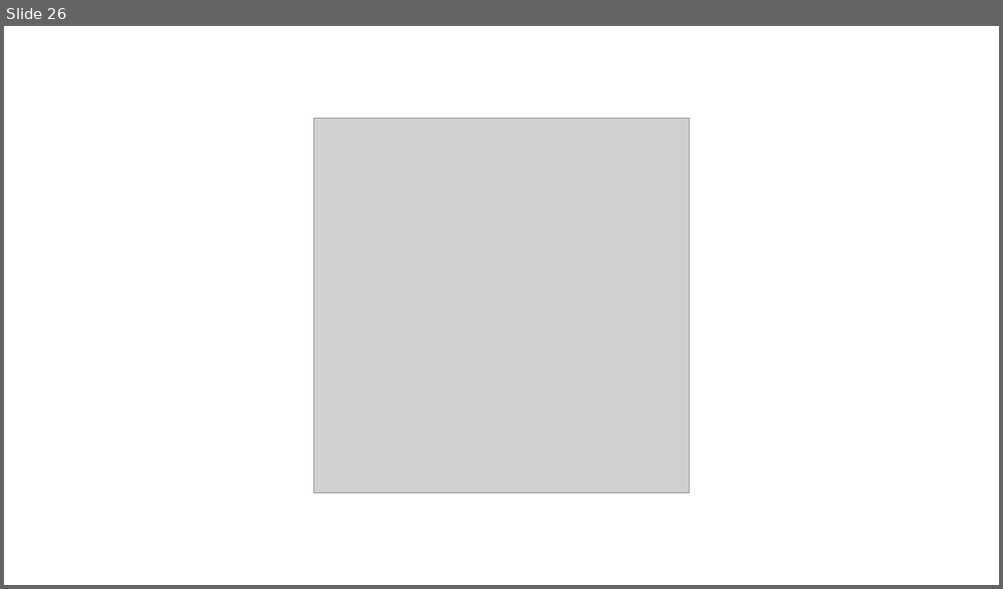
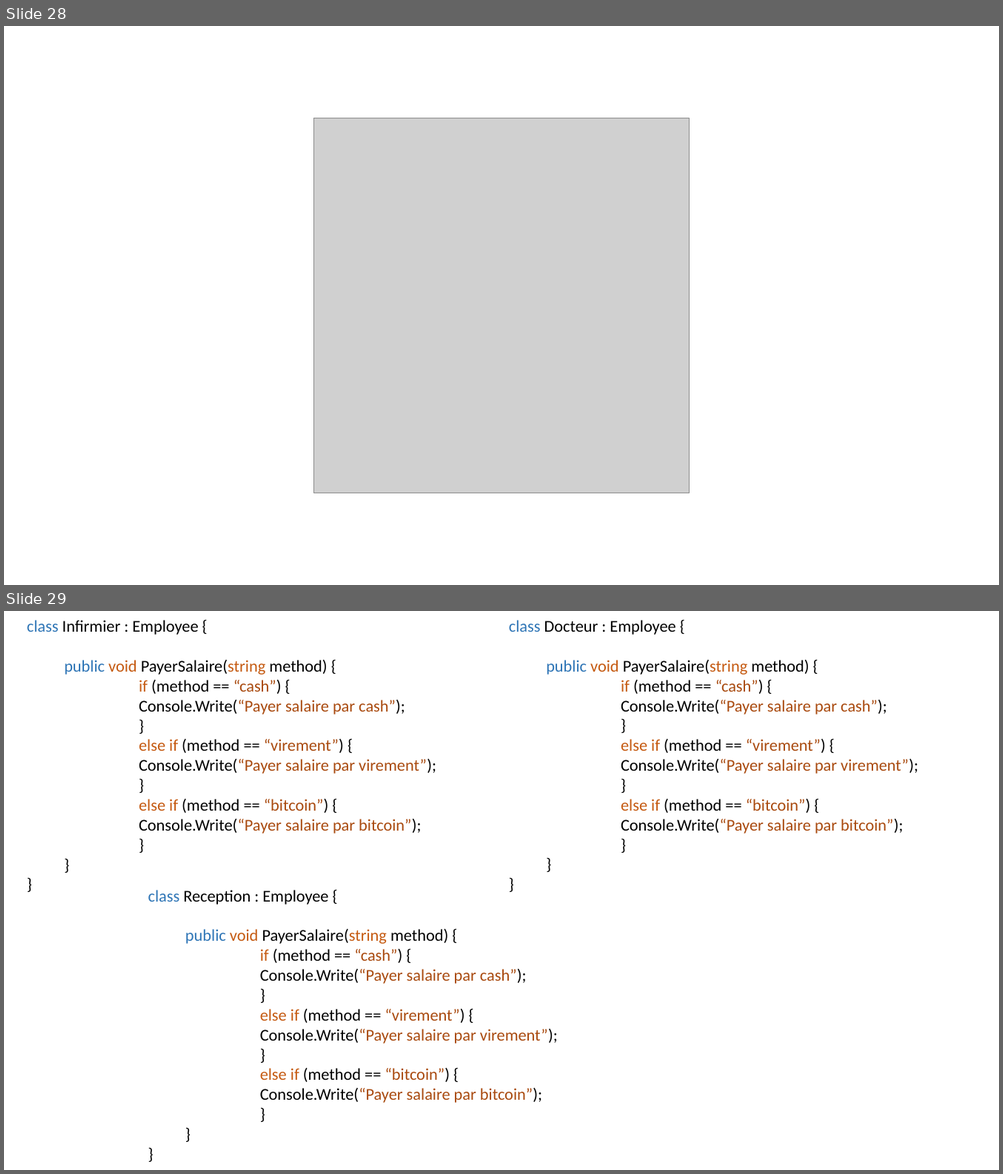
Before and after one commit to yassine-klilich/design-patterns, a slide deck: Presentation/Presentation DP.pptx. Shown one above the other, each under a label of ours: slide 26 before the commit, slides 28 and 29 after it. The pictures are 1003x589 and 1003x1174 pixels, drawn with LibreOffice and Linux fonts; fonts in the diff are those of the drawing; grey boxes stand for pictures. Boxes give left, top, right and bottom in pixels: in the first picture for what was removed or moved away, otherwise in the second. Text is boxed around its words. In the diff, an @@ line names an element or a change of style, - is before the commit and + after.

```diff
--- a/Presentation/Presentation DP.pptx
+++ b/Presentation/Presentation DP.pptx
@@ slide 29 added at [4,611,999,1170], background #FFFFFF @@
@@ text added at [27,620,436,834], 16 pt, text #000000 @@
+class Infirmier : Employee {
+  public void PayerSalaire(string method) {
+  if (method == “cash”) {
+      Console.Write(“Payer salaire par cash”);
+  }
+  else if (method == “virement”) {
+      Console.Write(“Payer salaire par virement”);
+  }
+  else if (method == “bitcoin”) {
+      Console.Write(“Payer salaire par bitcoin”);
+  }
+  }
+}
@@ text added at [509,620,918,834], 16 pt, text #000000 @@
+class Docteur : Employee {
+  public void PayerSalaire(string method) {
+  if (method == “cash”) {
+      Console.Write(“Payer salaire par cash”);
+  }
+  else if (method == “virement”) {
+      Console.Write(“Payer salaire par virement”);
+  }
+  else if (method == “bitcoin”) {
+      Console.Write(“Payer salaire par bitcoin”);
+  }
+  }
+}
@@ text added at [148,890,558,1103], 16 pt, text #000000 @@
+class Reception : Employee {
+  public void PayerSalaire(string method) {
+  if (method == “cash”) {
+      Console.Write(“Payer salaire par cash”);
+  }
+  else if (method == “virement”) {
+      Console.Write(“Payer salaire par virement”);
+  }
+  else if (method == “bitcoin”) {
+      Console.Write(“Payer salaire par bitcoin”);
+  }
+  }
+}
@@ what was slide 26 is now slide 28 @@
```
Also in this commit, not shown: 11 slides changed, 24 other slides added, 1 slide removed.
